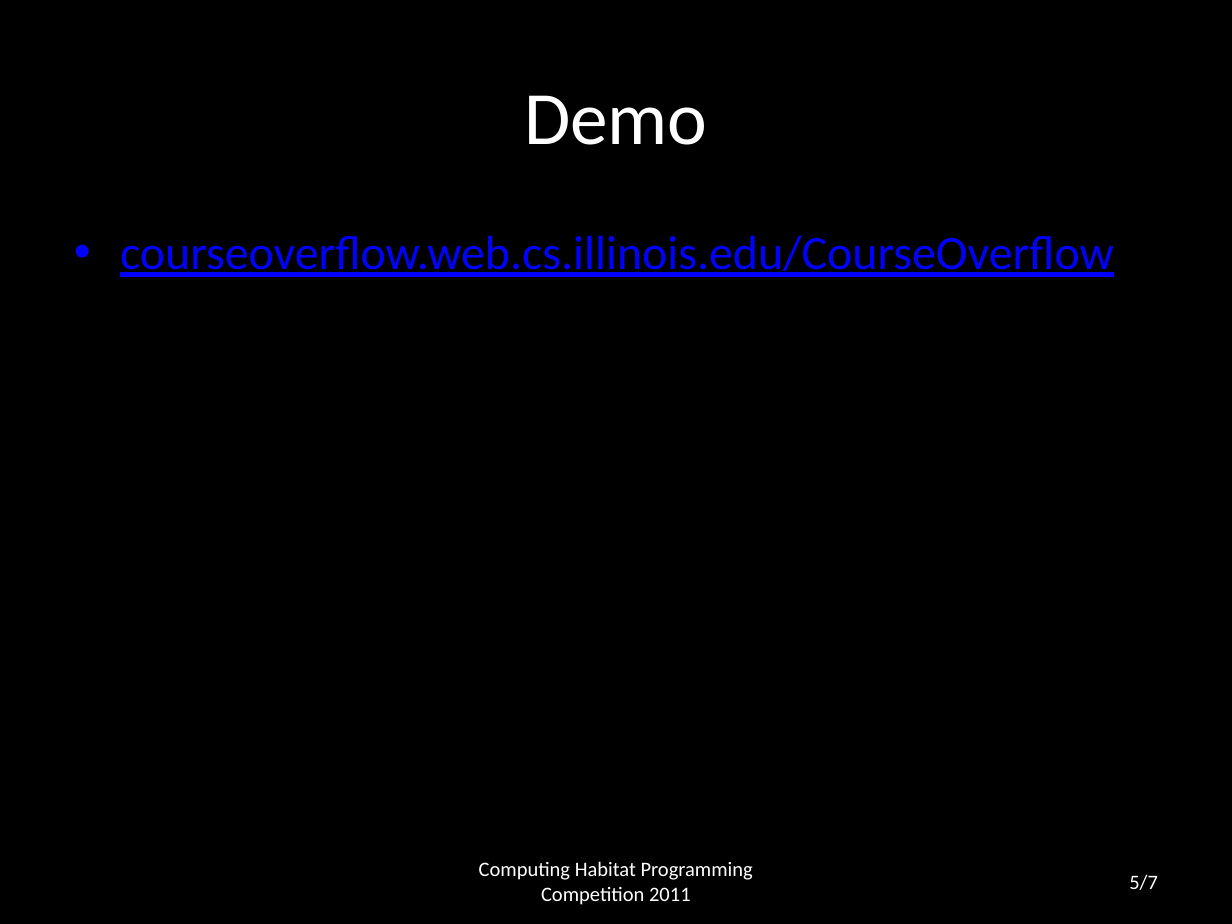
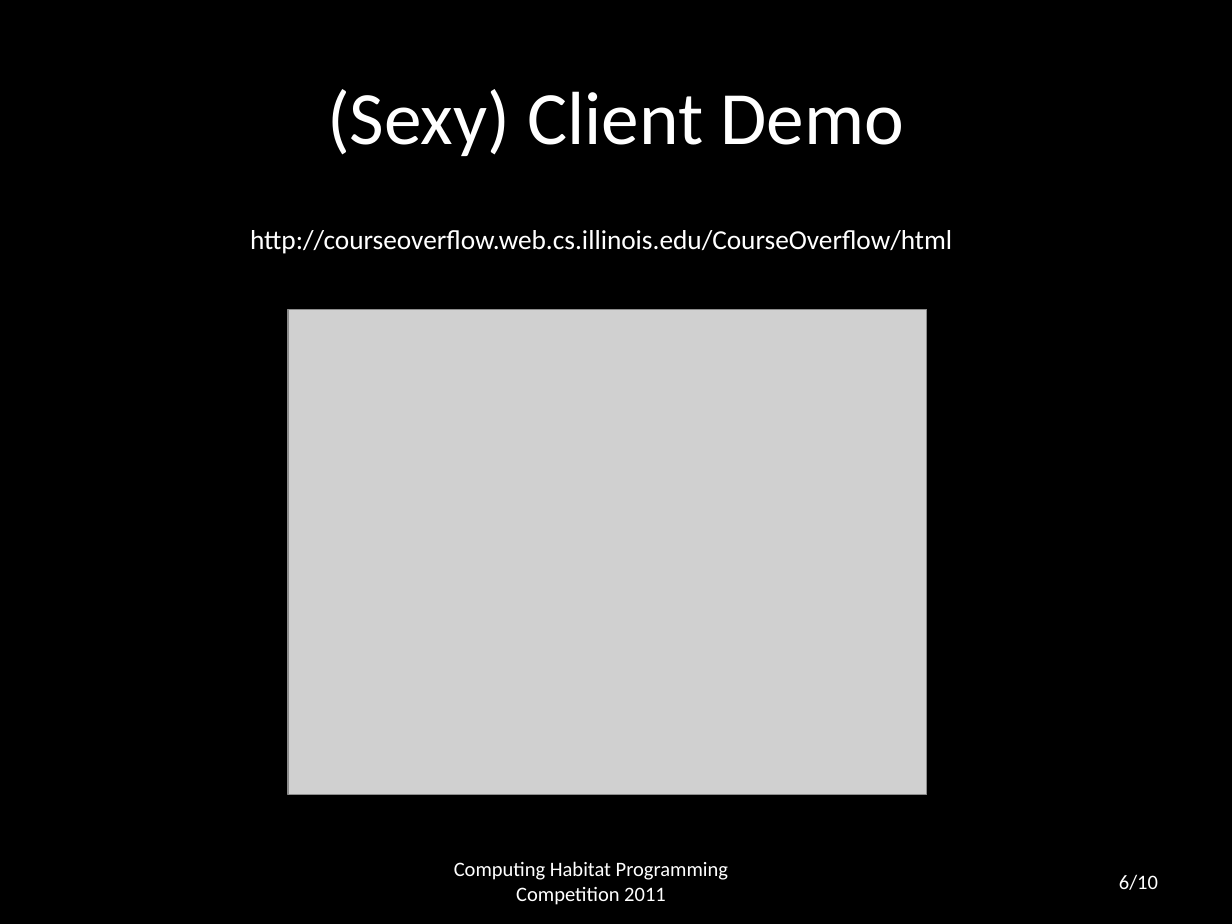
Before and after one commit to kryali/CourseOverflow, a slide deck: slide 6 of Presentation.pptx (slide 5 before the commit). Drawn at 1232x924 pixels with LibreOffice and Linux fonts; fonts in the diff are those of the drawing; grey boxes stand for pictures. Boxes give left, top, right and bottom in pixels: in the first picture for what was removed or moved away, otherwise in the second. Text is boxed around its words. In the diff, an @@ line names an element or a change of style, - is before the commit and + after.

```diff
--- a/Presentation.pptx
+++ b/Presentation.pptx
@@ title at <box>327,89,903,156</box>: text changed @@
-Demo
+(Sexy) Client Demo
@@ text at <box>250,230,952,254</box>: text changed; size 28 to 16 pt; text colour #0000FF to #FFFFFF @@
-• courseoverflow.web.cs.illinois.edu/CourseOverflow
+http://courseoverflow.web.cs.illinois.edu/CourseOverflow/html
@@ picture added at <box>288,309,926,795</box> @@
@@ text "Computing Habitat Programming Competition 2011": place and size @@
-text "Computing Habitat Programming Competition 2011" at <box>479,861,753,905</box>
+text "Computing Habitat Programming Competition 2011" at <box>454,861,728,905</box>
@@ page number at <box>1119,874,1158,890</box>: text changed @@
-5/7
+6/10
```
Also in this commit, not shown: 5 other slides changed, 4 slides added, 1 slide removed.
